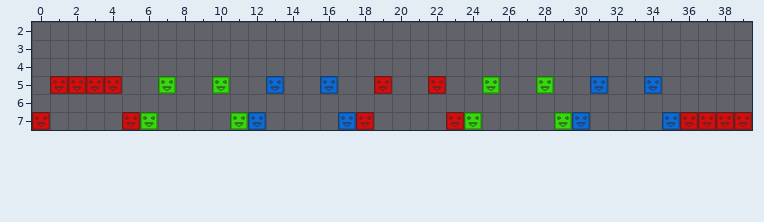
Two states of a Tiled map, desktop/bin/maps/level27.tmx. This is how it looked before the edit.
Cells are 32x32 px. Shown: x 0..39, y 2..7.
The result:
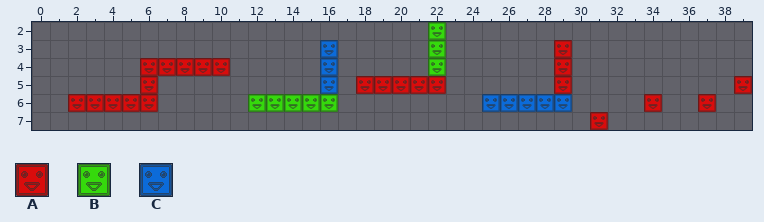
Key: from "blocks": A 0, B 1, C 2.
_ is an empty cell.
Tiles replaced or removed in this view: A, B, C.
The exact change:
Changed rows in their new state; . is an unchanged cell.
Layer "red":
first column x 0:
3 .............................A..........
4 ......AAAAA..................A..........
5 .____.A...........A.AA.......A.........A
6 ..AAAAA...........................A..A..
7 _...._............_...._.......A....____
Layer "green":
first column x 6:
2 ................B.......
3 ................B.......
4 ................B.......
5 ._.._.............._.._.
6 ......BBBBB.............
7 _...._............_...._
Layer "blue":
first column x 12:
3 ....C...................
4 ....C...................
5 ._................._.._.
6 .............CCCCC......
7 _...._............_...._
